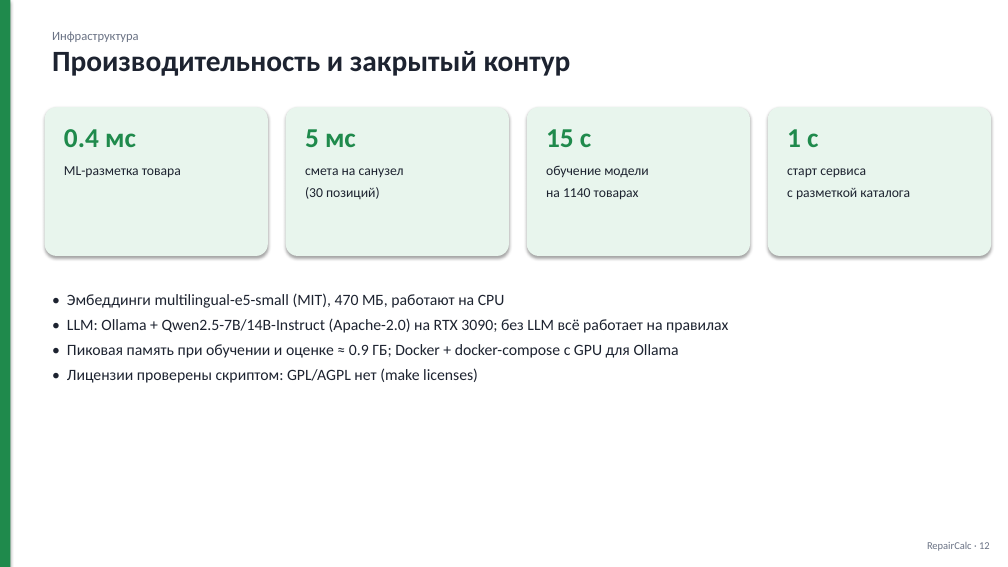
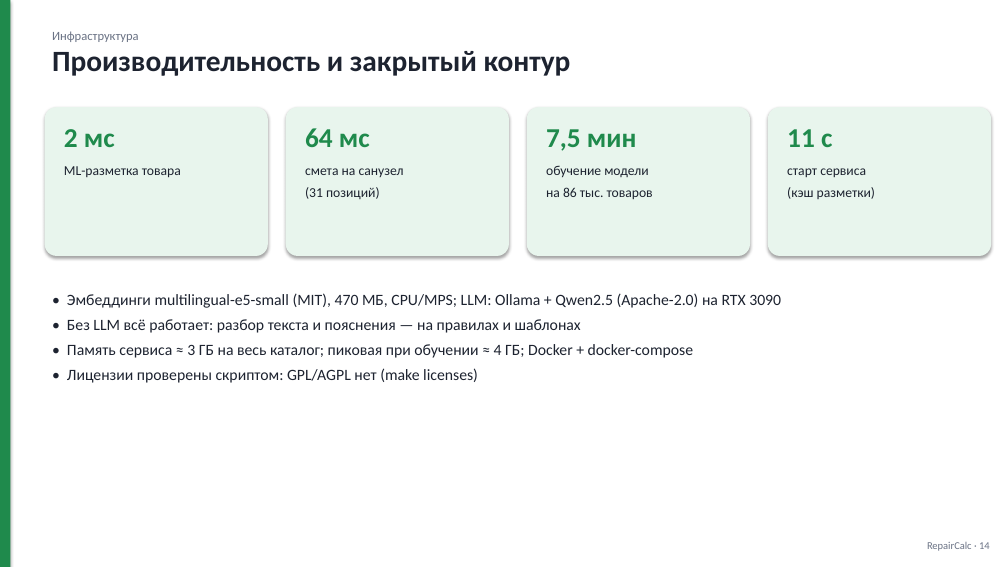
Before and after one commit to kragimov07-rgb/https---github.com-kragimov07-rgb-Clark, a slide deck: slide 14 of docs/RepairCalc.pptx (slide 12 before the commit). Drawn at 1008x567 pixels with LibreOffice and Linux fonts; fonts in the diff are those of the drawing. Boxes give left, top, right and bottom in pixels: in the first picture for what was removed or moved away, otherwise in the second. Text is boxed around its words. In the diff, an @@ line names an element or a change of style, - is before the commit and + after.

```diff
--- a/docs/RepairCalc.pptx
+++ b/docs/RepairCalc.pptx
@@ text at box(64, 129, 115, 147): text changed @@
-0.4 мс
+2 мс
@@ text at box(305, 128, 370, 147): text changed @@
-5 мс
+64 мс
@@ text at box(546, 129, 637, 151): text changed @@
-15 с
+7,5 мин
@@ text at box(787, 129, 832, 147): text changed @@
-1 с
+11 с
@@ text at box(305, 187, 380, 199): text changed @@
-(30 позиций)
+(31 позиций)
@@ text at box(546, 187, 653, 199): text changed @@
-на 1140 товарах
+на 86 тыс. товаров
@@ text at box(787, 187, 875, 199): text changed @@
-с разметкой каталога
+(кэш разметки)
@@ text at box(67, 293, 781, 358): text changed @@
-• Эмбеддинги multilingual-e5-small (MIT), 470 МБ, работают на CPU
-• LLM: Ollama + Qwen2.5-7B/14B-Instruct (Apache-2.0) на RTX 3090; без LLM всё работает на правилах
-• Пиковая память при обучении и оценке ≈ 0.9 ГБ; Docker + docker-compose с GPU для Ollama
+• Эмбеддинги multilingual-e5-small (MIT), 470 МБ, CPU/MPS; LLM: Ollama + Qwen2.5 (Apache-2.0) на RTX 3090
+• Без LLM всё работает: разбор текста и пояснения — на правилах и шаблонах
+• Память сервиса ≈ 3 ГБ на весь каталог; пиковая при обучении ≈ 4 ГБ; Docker + docker-compose
@@ text at box(927, 542, 990, 551): text changed @@
-RepairCalc · 12
+RepairCalc · 14
```
Also in this commit, not shown: 13 other slides changed, 2 slides added, 31 other files.
